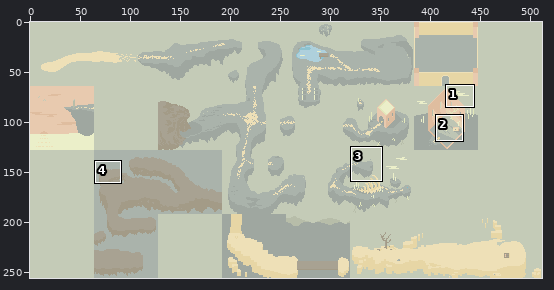
One commit to this sprite sheet: Low Rez Jam 2016.gmx/background/images/bkd_map.png. Above, an overview of the earlier version with the close-up marked.
Close-up. As it was:
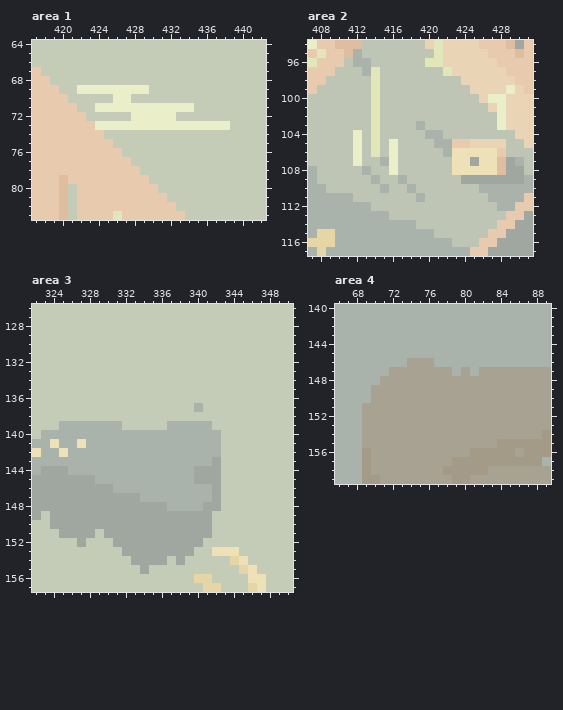
The file is 512x256 pixels. Colours within 5 levels of each other are drawn and written as one. Shown: area 1: x 417..442, y 64..83; area 2: x 407..431, y 94..117; area 3: x 322..350, y 126..157; area 4: x 66..89, y 140..159. The commit also changed other parts of the picture, which this record leaves out.
After the commit:
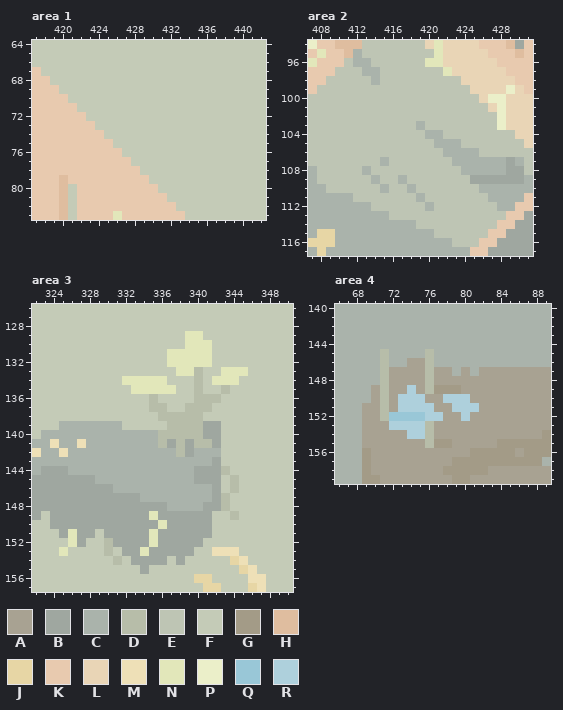
Palette (. is transparent): A #a8a292  B #9fa7a0  C #aab3ab  D #b7bda9  E #bec5b4  F #c4cbb7  G #a39b87  H #dfbd9f  J #e7d6a5  K #e8caaf  L #e9d5b6  M #eee0b7  N #e2e7ba  P #ebefc9  Q #99c7d7  R #aed0dc
The exact change:
Changed rows in their new state; - is an unchanged pixel.
Area 1:
first column x 422:
69 FFFFFFFF---------
70 ----FF-----------
71 --FFFFFFFFFFF----
72 ------FFFFF------
73 --FFFFFFFFFFFFFFF
Area 2:
first column x 412:
 97 --C--------------
 98 --C--------------
 99 --E--------------
100 --E--------------
101 --E--------------
102 --E--------------
103 --E--------------
104 E-E--------------
105 E-E-E------CEEEEE
106 E-E-E------CCCEEE
107 E---E------CCCCCC
108 ----E------ECCCCC
109 ------------E----
112 --------C--------
Area 3:
first column x 325:
129 --------------NN-----
130 --------------NNN----
131 ------------NNNNN----
132 ------------NNNNN----
133 -------------NND--NNN
134 -------NNNNN---D-NNN-
135 --------NNNNN--D--D--
136 ----------D----DDD---
137 ----------DD--DDD----
138 -----------DDDDD-----
139 ------------DDDDBB---
140 -----------DDDDDBB---
141 -----------DBDBDDB---
142 -------------DB------
144 ------------------D--
145 -------------------D-
146 -------------------D-
147 ------------------D--
148 ------------------D--
149 ----------N--------D-
150 -----------N---------
151 -N--------N----------
152 -N---D----N----------
153 N----D---N-----------
154 ------D--------------
Area 4:
first column x 71:
145 D----D-----
146 D----D-----
147 D----D-----
148 D----D-----
149 D--R-DGGG--
150 D-RRR--RRR-
151 D-RRRR--RRR
152 DQQQQRR--R-
153 -RRRRD-----
154 ---RRD-----
155 -----DGG---
Pixel boxes of the changes (left, top, right, bottom) in both close-ups:
changed: (77, 85, 230, 130)
changed: (353, 67, 398, 175)
changed: (425, 139, 506, 211)
changed: (59, 331, 248, 565)
changed: (380, 349, 479, 448)
